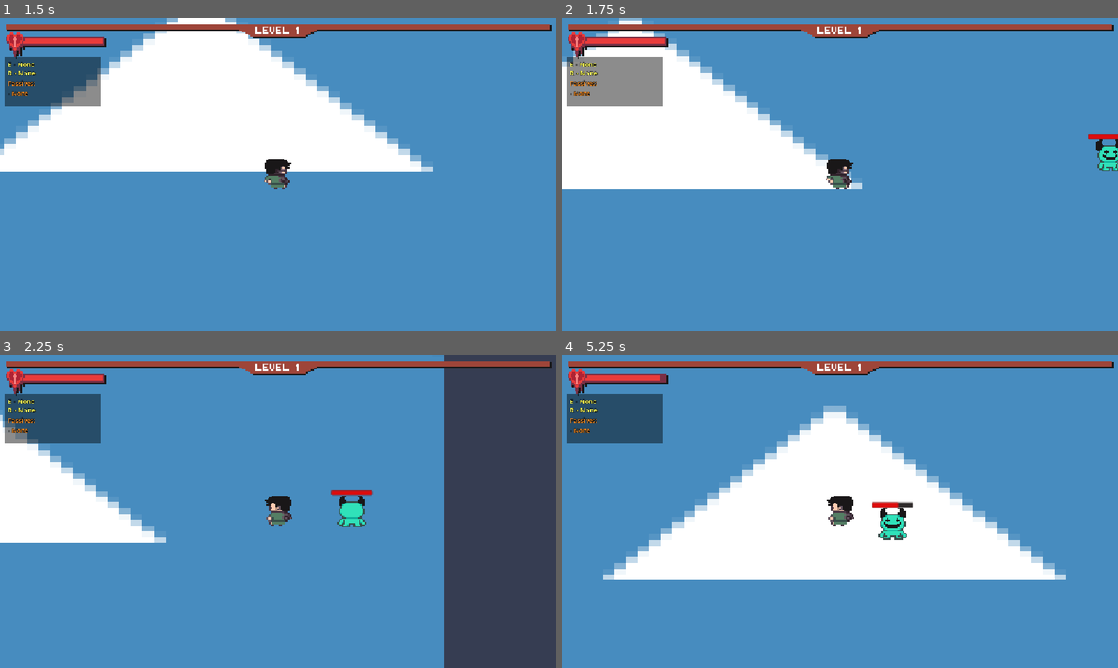
Above: before the commit, frames 1-4 (two rows, left to right).
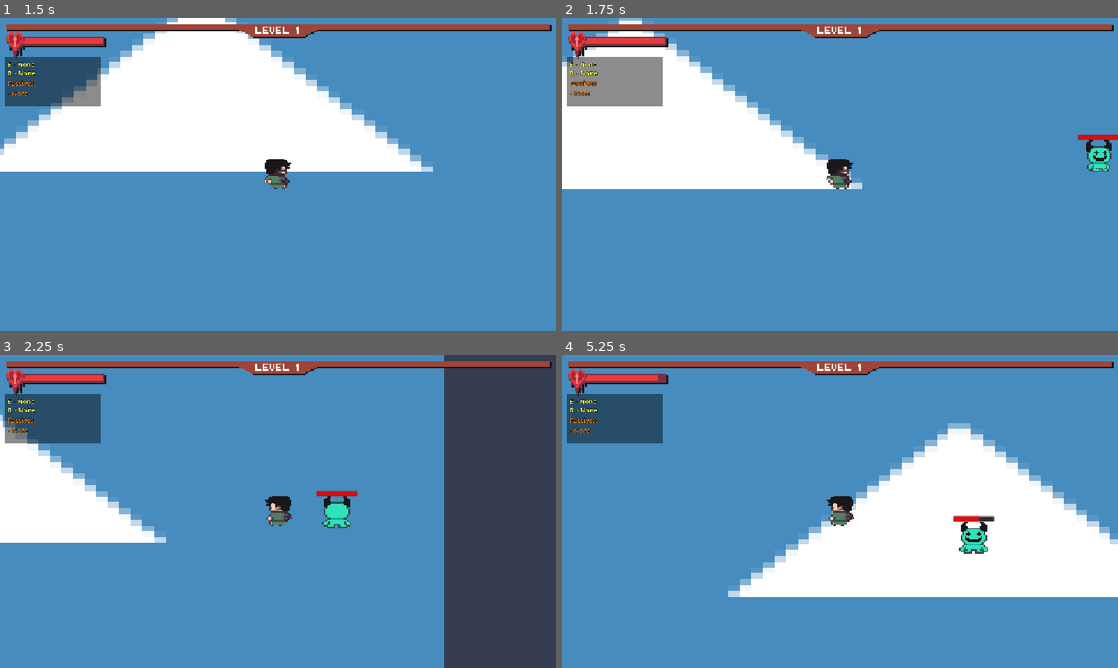
Above: after the commit, the same moments.

Repository: Gabriel-Panza/Recoil
Game: Godot game, scene res://Cenas/HUDs/MainMenu.tscn
Two runs of this game, one before a commit and one after it. Both use one fixed random seed, a clock stepped at 60 frames per second and the inputs below. The engine's default icon, where the game draws it, is replaced by a stand-in: a white triangle on a blue panel in a dark square.
Inputs (mouse positions are in pixels of both pictures, inside the frame that each line leads up to):
- Up to frame 1 (1.5 s): click "Start Game" at 0.5 s; tap Enter at 1.25 s; move the mouse to (400, 158) at 1.27 s; tap Space (dash) at 1.35 s
- Up to frame 2 (1.75 s): no input
- Up to frame 3 (2.25 s): move the mouse to (166, 527) at 2.02 s; tap E (active_e) at 2.1 s
- Up to frame 4 (5.25 s): tap Space (dash) at 2.3, 3.05, 3.6, 4.55, 5.1 s; move the mouse to (895, 442) at 2.77 s; tap R (active_r) at 2.85 s; move the mouse to (812, 574) at 3.52 s; move the mouse to (1006, 558) at 4.27 s; click (1006, 558) at 4.35 s; move the mouse to (673, 464) at 5.02 s

Frame 1 is identical in both runs. In frame 2, 0.5% of the frame differs, in the area x 92-100%, y 37-50%; in frame 3, 0.7%; in frame 4, 26%, in the area x 7-100%, y 6-78%.

Commit message:
speed adjustments

Diff:
--- a/Scripts/Inimigos/agile_enemy.gd
+++ b/Scripts/Inimigos/agile_enemy.gd
@@ -3,7 +3,7 @@
 
 @export var orbit_distance: float = 150.0
 @export var orbit_speed: float = 200.0
-@export var dash_speed: float = 475.0
+@export var dash_speed: float = 450.0
 @export var time_to_dash: float = 3.5
 @export var dash_duration: float = 0.75
 
--- a/Scripts/Inimigos/base_enemy.gd
+++ b/Scripts/Inimigos/base_enemy.gd
@@ -2,7 +2,7 @@
 class_name BaseEnemy
 
 @export var max_health: int = 100
-@export var speed: float = 125.0
+@export var speed: float = 135.0
 @export var damage: int = 20
 @export var xp_drop: int = 1
 
@@ -13,7 +13,7 @@
 var player: Node2D
 var health_bar: ProgressBar
 var is_dead: bool = false
-@onready var aparencia = get_node_or_null("AnimatedAppearence") #alteração aqui
+@onready var aparencia = get_node_or_null("AnimatedAppearence")
 
 func _ready() -> void:
 	current_health = max_health
--- a/Scripts/Inimigos/ranged_enemy.gd
+++ b/Scripts/Inimigos/ranged_enemy.gd
@@ -2,7 +2,7 @@
 class_name RangedEnemy
 
 @export var projectile_scene: PackedScene = preload("res://Cenas/Inimigos/enemyProjectile.tscn")
-@export var attack_range: float = 200.0
+@export var attack_range: float = 225.0
 @export var stop_distance: float = 10.0
 @export var fire_rate: float = 1.5
 
--- a/Scripts/Inimigos/tank_enemy.gd
+++ b/Scripts/Inimigos/tank_enemy.gd
@@ -10,7 +10,7 @@
 	aparencia = $AnimatedAppearence
 
 	# Status de movimentação e ataque do colosso
-	speed = 55.0
+	speed = 90.0
 	damage = 35.0
 
 func mover(_delta: float) -> void:
